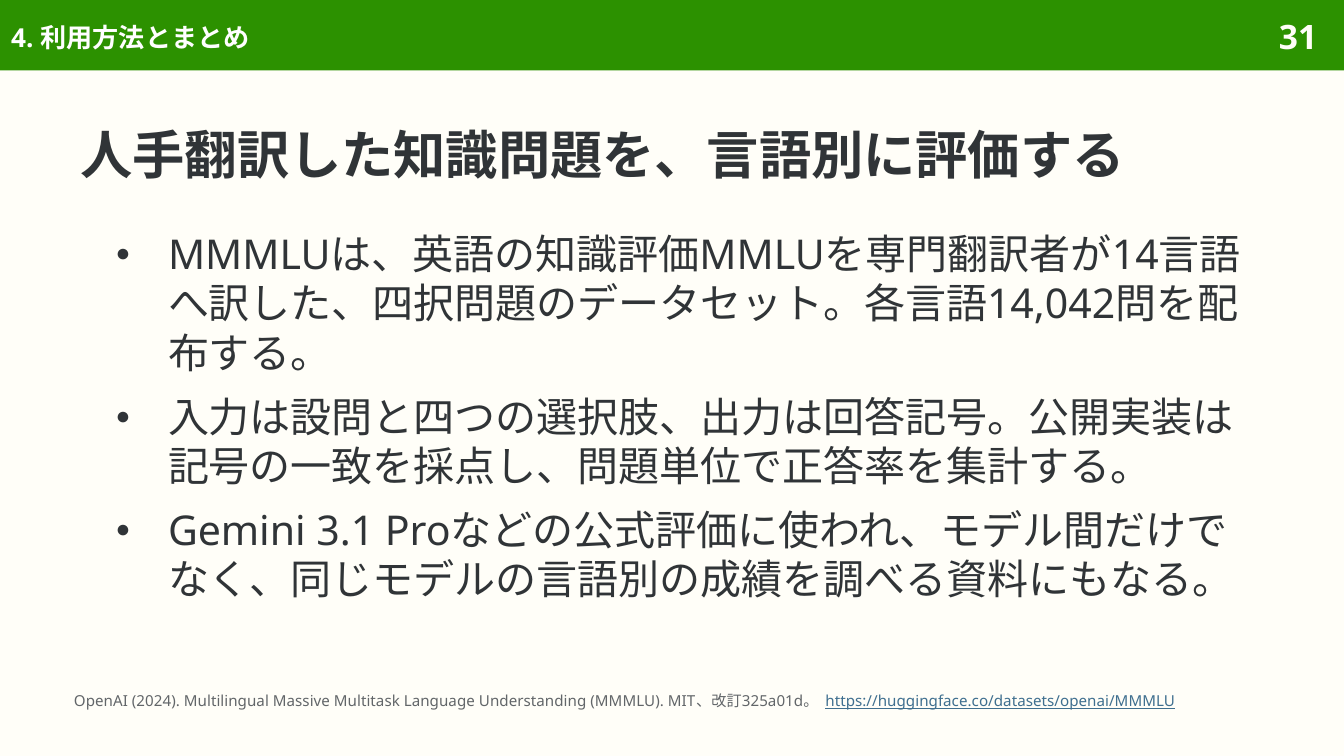
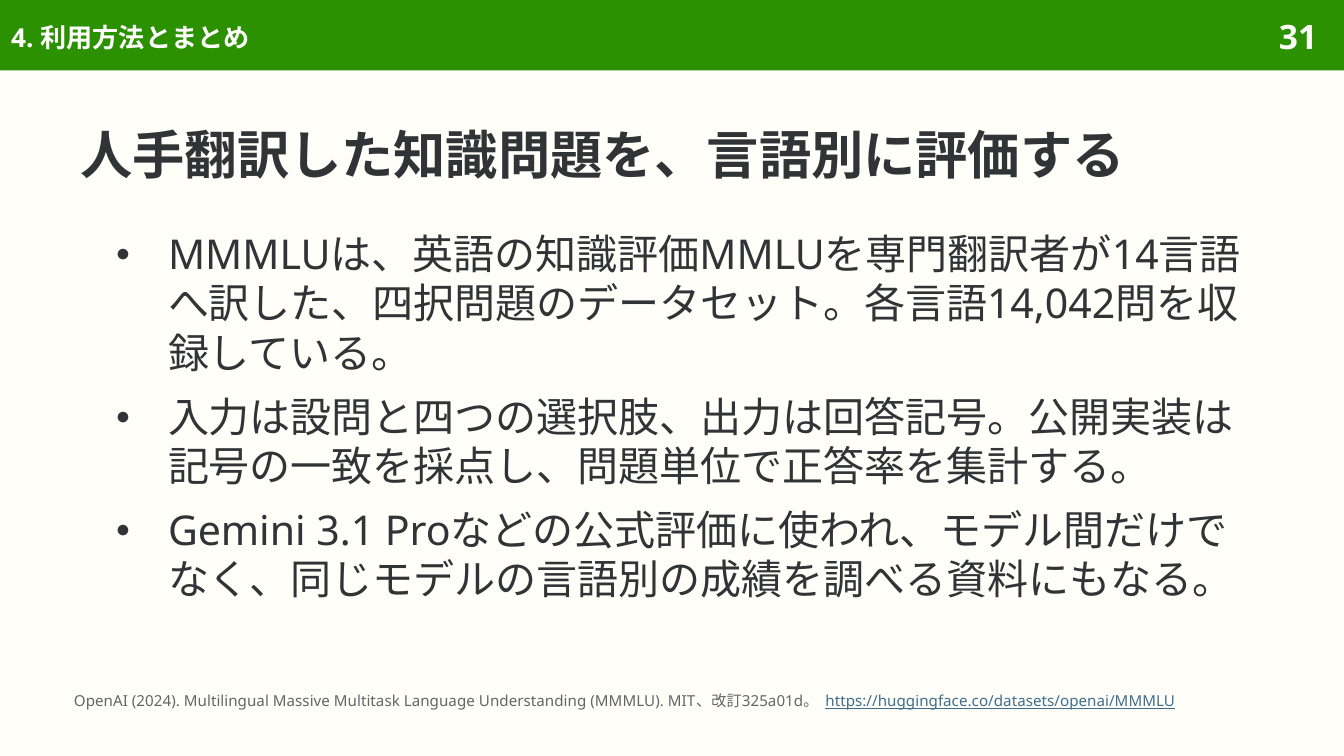
Before and after one commit to sasakiy84/datasets-in-10-minutes, a slide deck: slide 31 of slides/datasets-in-10-minutes-mmmlu.pptx. Drawn at 1344x756 pixels with LibreOffice and Linux fonts; fonts in the diff are those of the drawing. Boxes give left, top, right and bottom in pixels: in the first picture for what was removed or moved away, otherwise in the second. Text is boxed around its words. In the diff, an @@ line names an element or a change of style, - is before the commit and + after.

```diff
--- a/slides/datasets-in-10-minutes-mmmlu.pptx
+++ b/slides/datasets-in-10-minutes-mmmlu.pptx
@@ text at (168,234,1241,372): text changed @@
-● MMMLUは、英語の知識評価MMLUを専門翻訳者が14言語へ訳した、四択問題のデータセット。各言語14,042問を配布する。
+● MMMLUは、英語の知識評価MMLUを専門翻訳者が14言語へ訳した、四択問題のデータセット。各言語14,042問を収録している。
```
Also in this commit, not shown: 2 other slides changed, 7 other files.
